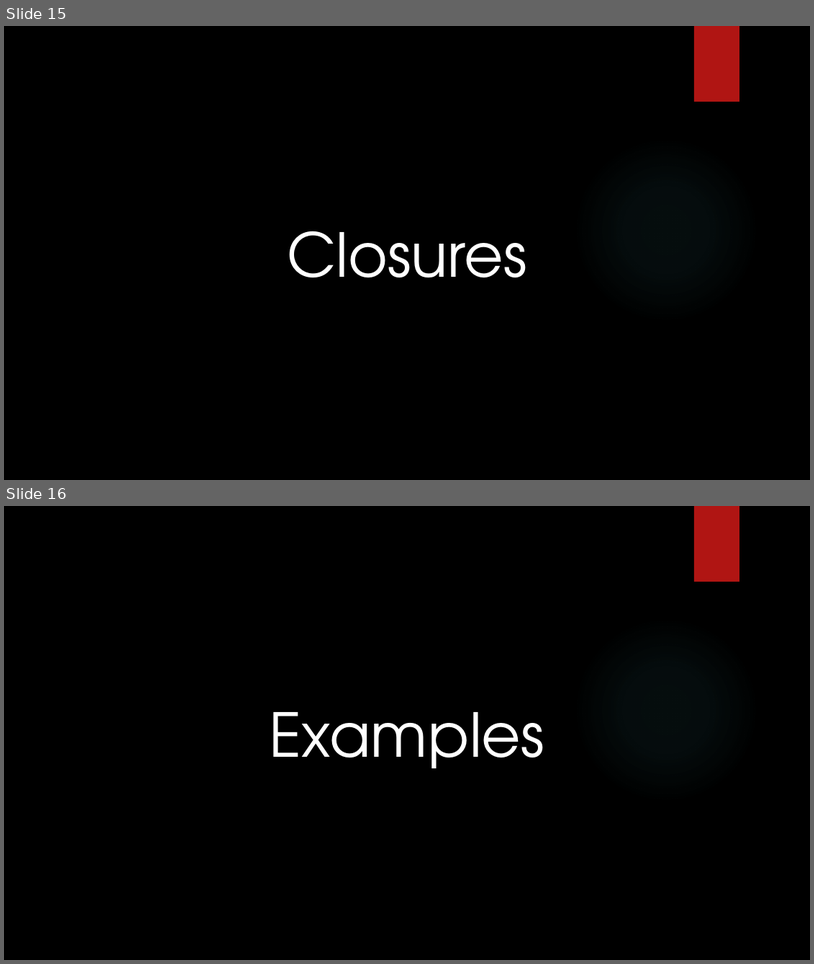
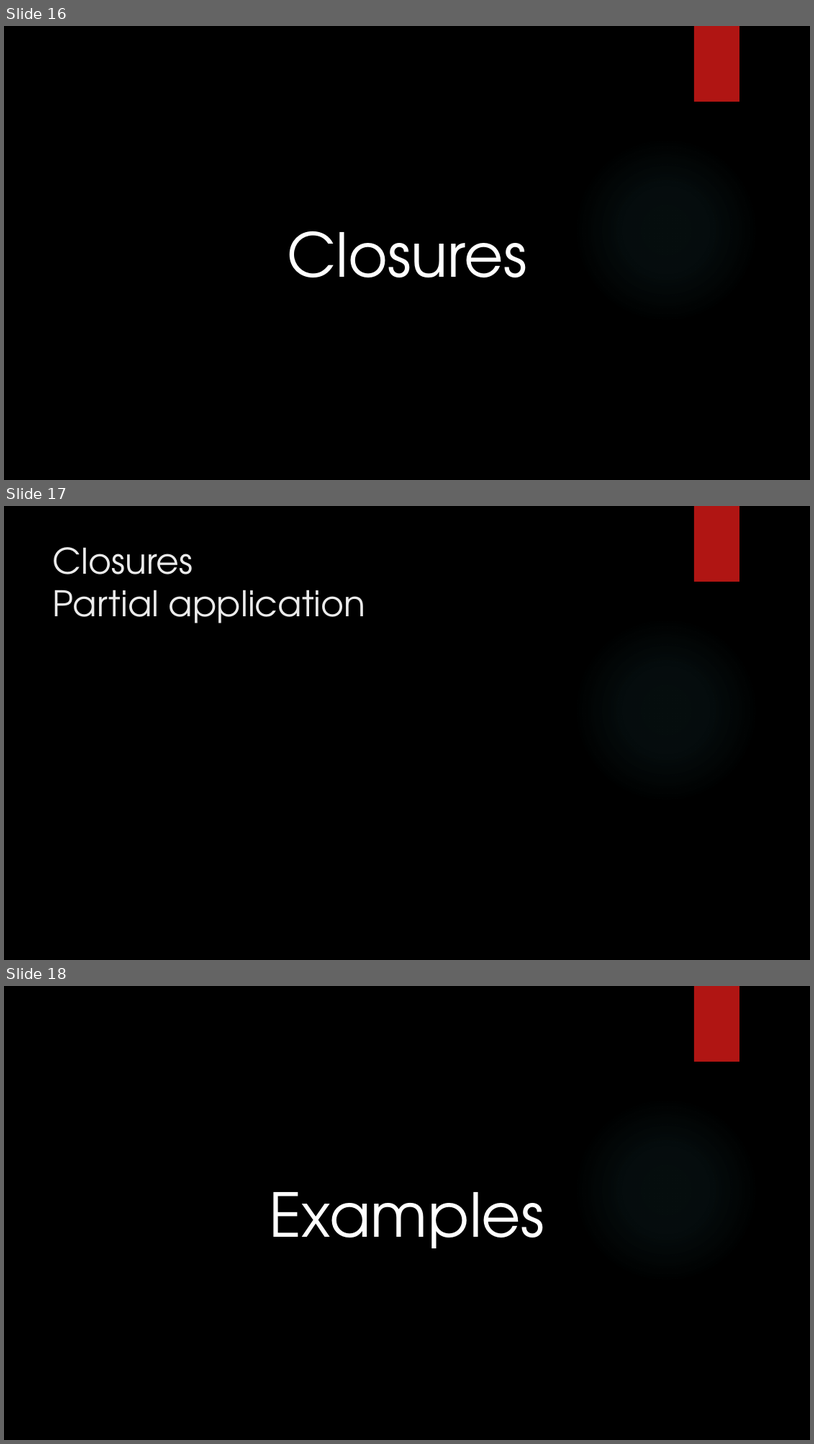
Before and after one commit to dennisdietrich/FpWithCSharp, a slide deck: doc/GetFuncY.pptx. Shown one above the other, each under a label of ours: slides 15 and 16 before the commit, slides 16, 17 and 18 after it. The pictures are 814x964 and 814x1444 pixels, drawn with LibreOffice and Linux fonts; fonts in the diff are those of the drawing; background and template pictures are left out. Boxes give left, top, right and bottom in pixels: in the first picture for what was removed or moved away, otherwise in the second. Text is boxed around its words. In the diff, an @@ line names an element or a change of style, - is before the commit and + after.

```diff
--- a/doc/GetFuncY.pptx
+++ b/doc/GetFuncY.pptx
@@ slide 17 added at <box>4,506,810,960</box>, background picture (left out); not listed: 2 template elements that a slide beside it also shows @@
@@ title added at <box>53,547,366,623</box>, 42 pt, text #EBEBEB @@
+Closures
+Partial application
@@ what was slide 15 is now slide 16 @@
@@ what was slide 16 is now slide 18 @@
```
Also in this commit, not shown: 3 slides changed, 1 other slide added.
